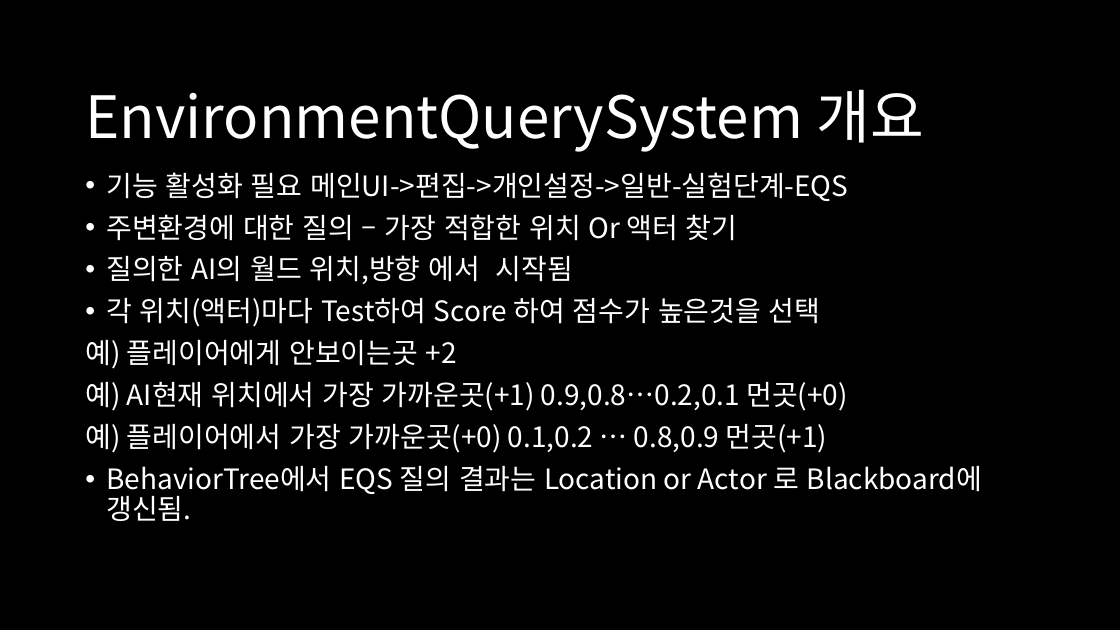
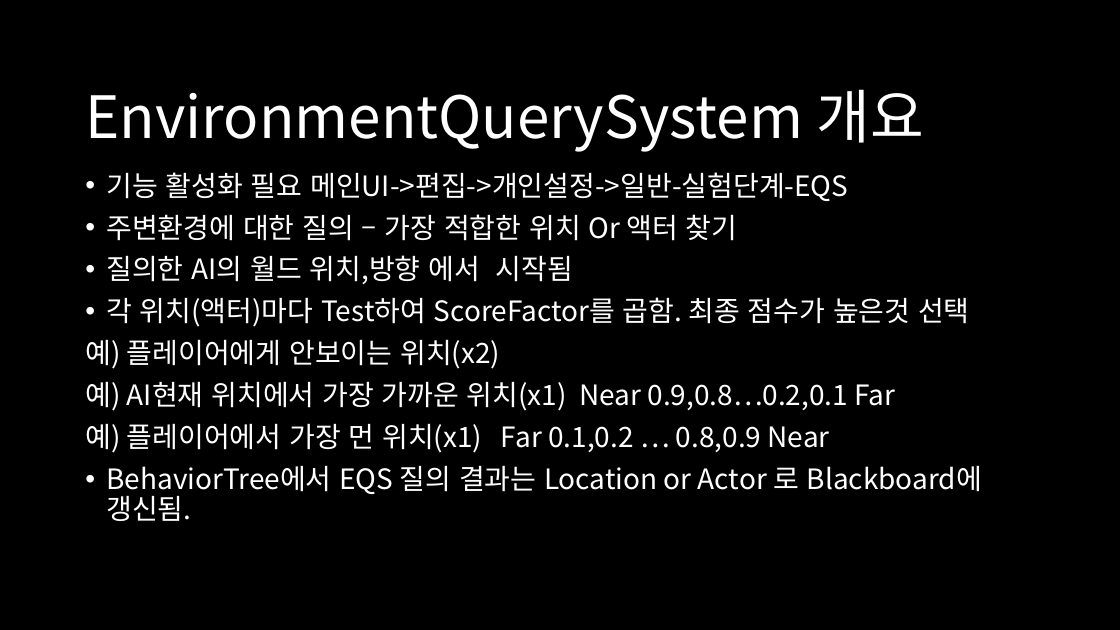
Before and after one commit to ldw9981/UE4_Blueprint, a slide deck: slide 34 of Day04/AI.pptx. Drawn at 1120x630 pixels with LibreOffice and Linux fonts; fonts in the diff are those of the drawing; background and template pictures are left out. Boxes give left, top, right and bottom in pixels: in the first picture for what was removed or moved away, otherwise in the second. Text is boxed around its words. In the diff, an @@ line names an element or a change of style, - is before the commit and + after.

```diff
--- a/Day04/AI.pptx
+++ b/Day04/AI.pptx
@@ text at (85, 297, 970, 453): text changed @@
-• 각 위치(액터)마다 Test하여 Score 하여 점수가 높은것을 선택
-예) 플레이어에게 안보이는곳 +2
-예) AI현재 위치에서 가장 가까운곳(+1) 0.9,0.8…0.2,0.1 먼곳(+0)
-예) 플레이어에서 가장 가까운곳(+0) 0.1,0.2 … 0.8,0.9 먼곳(+1)
+• 각 위치(액터)마다 Test하여 ScoreFactor를 곱함. 최종 점수가 높은것 선택
+예) 플레이어에게 안보이는 위치(x2)
+예) AI현재 위치에서 가장 가까운 위치(x1) Near 0.9,0.8…0.2,0.1 Far
+예) 플레이어에서 가장 먼 위치(x1) Far 0.1,0.2 … 0.8,0.9 Near
```
Also in this commit, not shown: 3 other slides changed.
